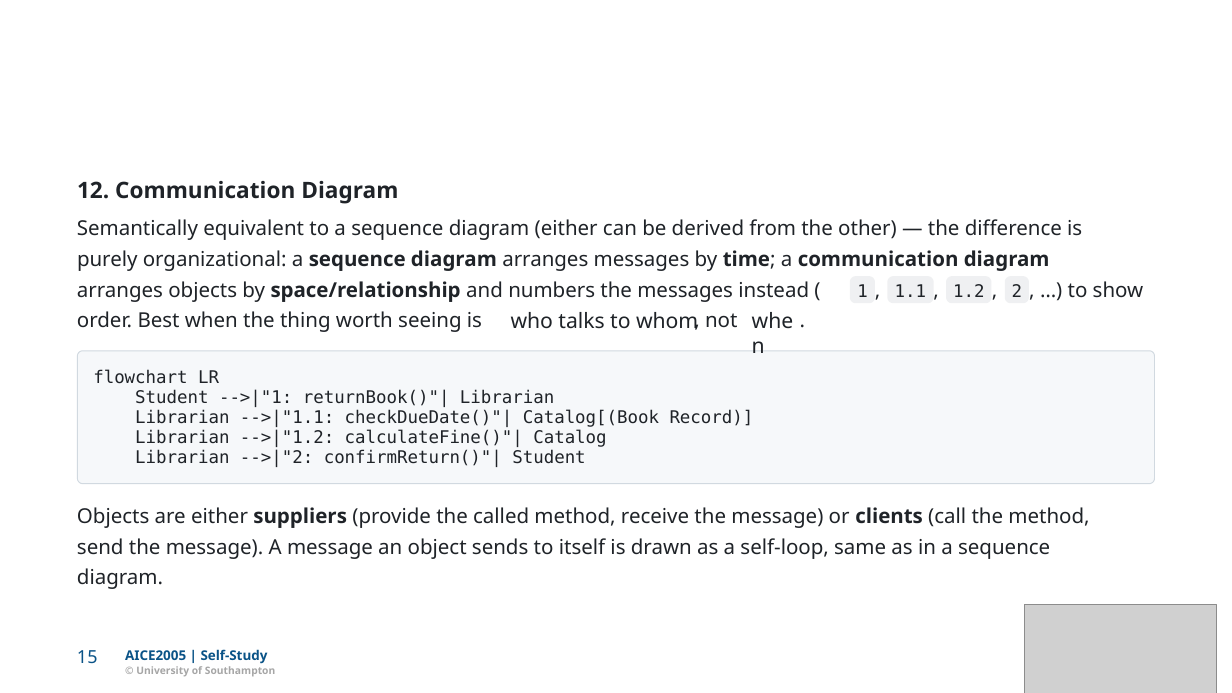
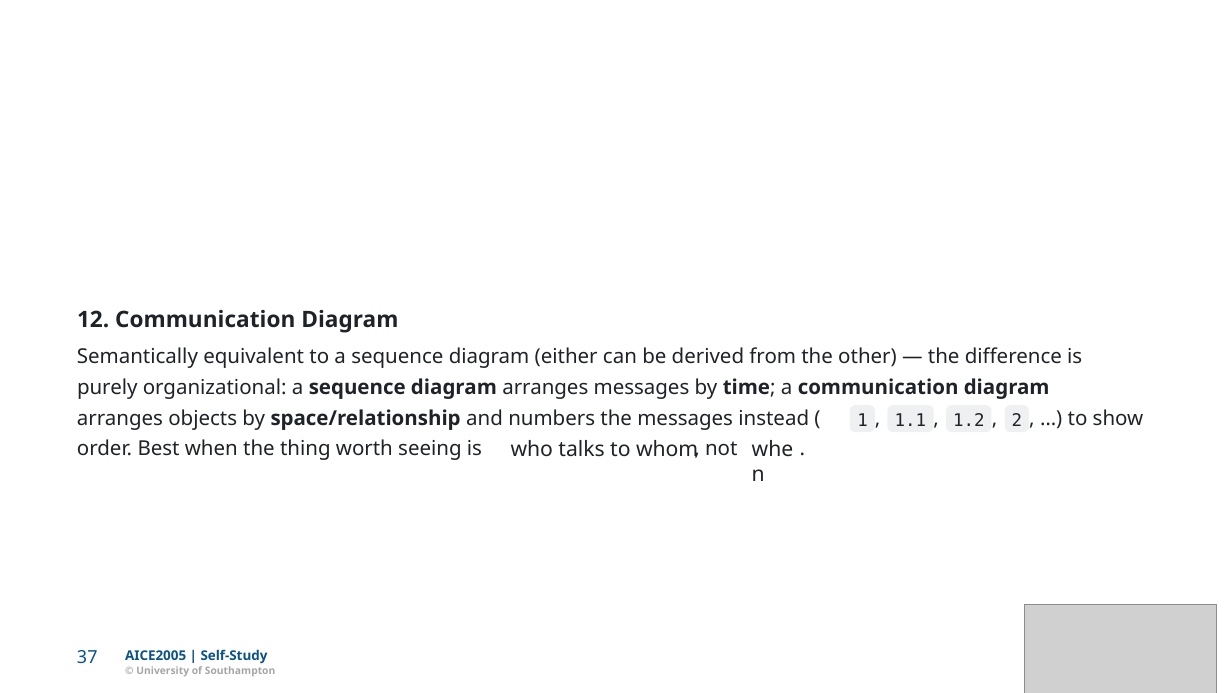
Before and after one commit to Dr-AlHashimy/Module_AICE2005_2627, a slide deck: slide 37 of html/COMP-_L7.1_lecture_self.pptx (slide 15 before the commit). Drawn at 1232x693 pixels with LibreOffice and Linux fonts; fonts in the diff are those of the drawing; grey boxes stand for pictures. Boxes give left, top, right and bottom in pixels: in the first picture for what was removed or moved away, otherwise in the second. Text is boxed around its words. In the diff, an @@ line names an element or a change of style, - is before the commit and + after.

```diff
--- a/html/COMP-_L7.1_lecture_self.pptx
+++ b/html/COMP-_L7.1_lecture_self.pptx
@@ freeform shape removed at <box>78,351,1155,484</box> @@
@@ freeform shape removed at <box>78,351,1155,484</box> @@
@@ text removed at <box>93,369,219,384</box> @@
-flowchart LR
@@ text removed at <box>135,389,554,407</box> @@
-Student -->|"1: returnBook()"| Librarian
@@ text removed at <box>135,410,754,427</box> @@
-Librarian -->|"1.1: checkDueDate()"| Catalog[(Book Record)]
@@ 12 texts, 4 freeform shapes: place and size @@
-12 texts, 4 freeform shapes at <box>77,181,1144,303</box>
+12 texts, 4 freeform shapes at <box>77,310,1144,433</box>
@@ text removed at <box>135,430,606,447</box> @@
-Librarian -->|"1.2: calculateFine()"| Catalog
@@ text removed at <box>135,449,585,467</box> @@
-Librarian -->|"2: confirmReturn()"| Student
@@ 5 texts: place and size @@
-5 texts at <box>77,308,820,333</box>
+5 texts at <box>77,435,820,460</box>
@@ text removed at <box>77,507,1089,528</box> @@
-Objects are either suppliers (provide the called method, receive the message) or clients (call the method,
@@ text removed at <box>77,538,1050,559</box> @@
-send the message). A message an object sends to itself is drawn as a self-loop, same as in a sequence
@@ text removed at <box>77,568,163,589</box> @@
-diagram.
@@ text at <box>77,650,98,663</box>: text changed @@
-15
+37
```
Also in this commit, not shown: 14 other slides changed, 26 slides added, 17 other files.
